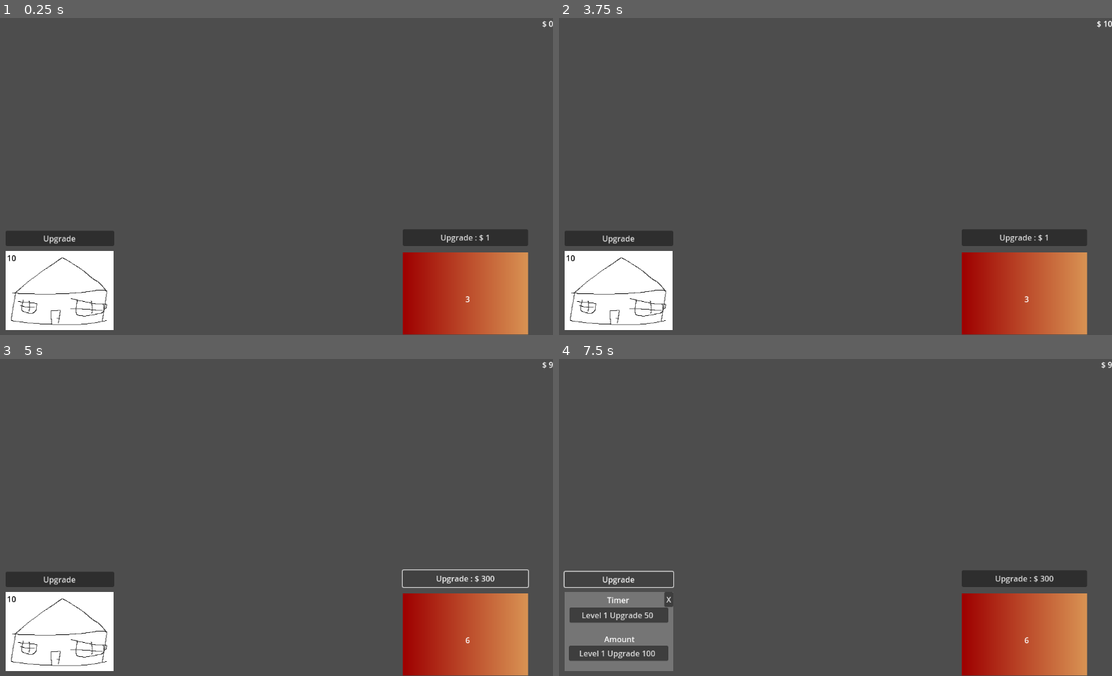
Above: before the commit, frames 1-4 (two rows, left to right).
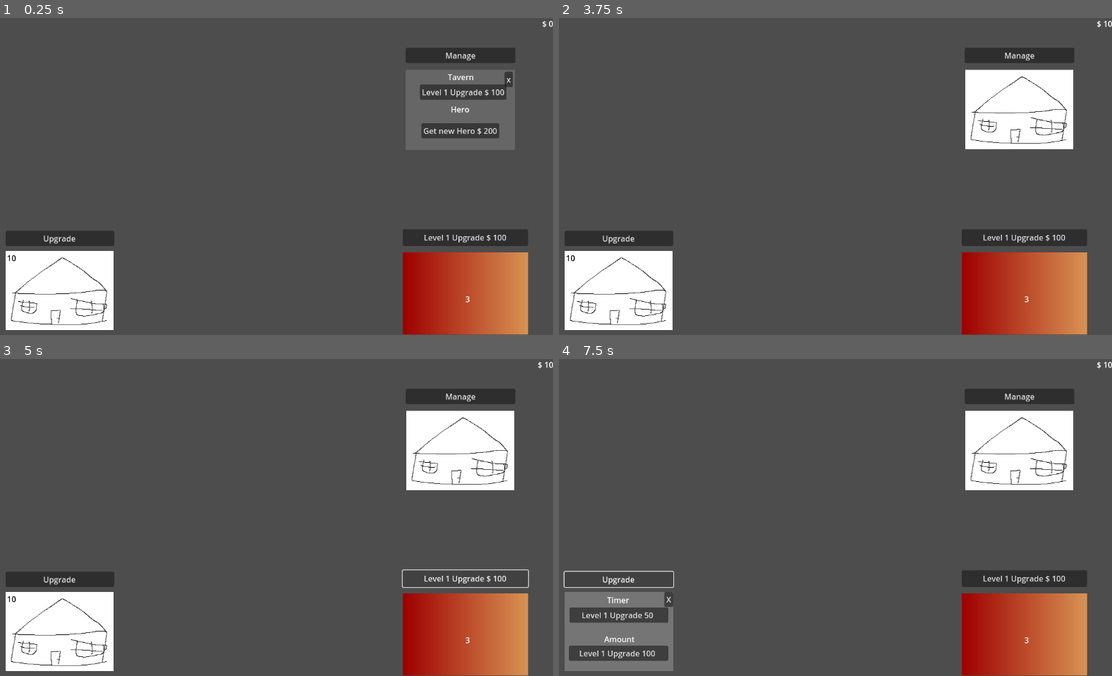
Above: after the commit, the same moments.

Repository: chaurunda/ClickerGodot
Game: Godot game, scene res://main.tscn
Two runs of this game, one before a commit and one after it. Both use one fixed random seed, a clock stepped at 60 frames per second and the inputs below.
Inputs (mouse positions are in pixels of both pictures, inside the frame that each line leads up to):
- Up to frame 1 (0.25 s): no input
- Up to frame 2 (3.75 s): click (1023, 236) at 0.5 s, where only the run before the commit has a clickable "Upgrade : $ 1"; click "Upgrade" at 1.25 s; click "X" at 2 s; click (1017, 56) at 2.75 s, where only the run after the commit has a clickable "Manage"; click (1067, 78) at 3.5 s, where only the run after the commit has a clickable "x"
- Up to frame 3 (5 s): click (464, 577) at 4.25 s, where only the run after the commit has a clickable "Level 1 Upgrade $ 100"
- Up to frame 4 (7.5 s): click (1023, 577) at 5 s, where only the run before the commit has a clickable "Upgrade : $ 300"; click (1023, 577) at 5.75 s, where only the run after the commit has a clickable "Level 1 Upgrade $ 100"; click (1023, 577) at 6.5 s, where only the run before the commit has a clickable "Upgrade : $ 300"; click "Upgrade" at 7.25 s

The runs differ from the first frame. In frame 1, 4.8% of the frame differs, in the area x 73-94%, y 9-71%; in frame 2, 5.9%; in frame 3, 6.0%; in frame 4, 6.0%, in the area x 73-100%, y 0-90%.

Commit message:
Add Hero

Diff:
--- a/components/Farm/Farm.gd
+++ b/components/Farm/Farm.gd
@@ -4,15 +4,15 @@
 
 @onready var farmSprite = $FarmSprite as Sprite2D
 @onready var currentMultiplierLabel = $CurrentMultiplier
-@onready var updagrateButton = $UpgradeButton
+@onready var upgradeButton = $UpgradeButton
 
-var building = Building.new("farm", 1)
+var farmBuilding = Building.new("farm", 1)
 var multiplier = 3
 const arrayOfLevelUp = [1,300,1000,2000,6000,10000]
 
-var currentLevelUp = arrayOfLevelUp[building.buildingLevel - 1] :
+var currentLevelUp = arrayOfLevelUp[farmBuilding.buildingLevel - 1] :
 	get:
-		return arrayOfLevelUp[building.buildingLevel - 1]
+		return arrayOfLevelUp[farmBuilding.buildingLevel - 1]
 
 # Called when the node enters the scene tree for the first time.
 func _ready():
@@ -32,10 +32,10 @@
 	GameState.increaseMoney(multiplier)
 
 func _on_upgrade_button_pressed():
-	var hasUpgrade = building.upgradeBuilding(currentLevelUp)
+	var hasUpgrade = farmBuilding.upgradeBuilding()
 	if(hasUpgrade):
 		multiplier = 6
 		updateButtonLabel()
 
 func updateButtonLabel():
-	updagrateButton.text = "Upgrade : $ %d" % currentLevelUp
+	upgradeButton.text = "Level %d Upgrade $ %d" % [farmBuilding.buildingLevel, farmBuilding.getCostPerLevel()]
--- a/components/Inn/Inn.gd
+++ b/components/Inn/Inn.gd
@@ -29,14 +29,14 @@
 	GameState.increaseMoney(amountOfGold)
 
 func _on_timer_upgrade_button_pressed():
-	var hasUpgrade = timerInnBuilding.upgradeBuilding(timerUpgradeCount)
+	var hasUpgrade = timerInnBuilding.upgradeBuilding()
 	if hasUpgrade:
 		timerUpgradeCount += timerUpgradeCount
 		setTimer()
 		setTimerButtonLabel()
 
 func _on_amount_upgrade_button_pressed():
-	var hasUpgrade = amountInnBuilding.upgradeBuilding(amountUpgradeCount)
+	var hasUpgrade = amountInnBuilding.upgradeBuilding()
 	if hasUpgrade:
 		amountUpgradeCount += amountUpgradeCount
 		setAmountButtonLabel()
@@ -55,10 +55,10 @@
 	amountOfGoldLabel.text = str(amountOfGold)
 
 func setTimerButtonLabel():
-	timerUpgradeButton.text = "Level %d Upgrade %d " % [timerInnBuilding.buildingLevel + 1, timerUpgradeCount]
+	timerUpgradeButton.text = "Level %d Upgrade %d " % [timerInnBuilding.buildingLevel + 1, timerInnBuilding.getCostPerLevel()]
 
 func setAmountButtonLabel():
-	amountUpgradeButton.text = "Level %d Upgrade %d " % [amountInnBuilding.buildingLevel, amountUpgradeCount]
+	amountUpgradeButton.text = "Level %d Upgrade %d " % [amountInnBuilding.buildingLevel, amountInnBuilding.getCostPerLevel()]
 
 func setAmountOfGold():
 	amountOfGold = baseAmount * amountInnBuilding.buildingLevel
--- /dev/null
+++ b/components/Tavern/tavern.gd
@@ -0,0 +1,47 @@
+extends Area2D
+
+@onready var UINode = $UI
+@onready var upgradeButton = $UI/UpgradeButton
+
+var tavernBuilding = Building.new("tavern", 1)
+var tavernUpgradeCost = tavernBuilding.getCostPerLevel()
+
+
+func addHero():
+	## to move to Hero.gd
+	var newHero = Hero.new("hero1", 1, Stats.new(20, 10, 5))
+	var newStuff = Item.new("sword", 1, Stats.new(0, 10, 0))
+
+	newHero.equipItem("weapon", newStuff)
+	GameState.setObtainedHeroes(newHero)
+
+func _ready():
+	setUpgradeButtonLabel()
+
+func _process(_delta):
+	var heroes = GameState.getListOfHeroes()
+	for hero in heroes:
+		print(hero.baseStats.attack)
+		print(hero.currentStats.attack)
+
+
+func _on_manage_button_pressed():
+	UINode.visible = true
+
+
+func _on_upgrade_button_pressed():
+	var hasUpgrade = tavernBuilding.upgradeBuilding()
+	if hasUpgrade:
+		tavernUpgradeCost += tavernUpgradeCost
+		setUpgradeButtonLabel()
+
+
+func _on_get_new_hero_button_pressed():
+	addHero()
+
+
+func _on_close_button_pressed():
+	UINode.visible = false
+
+func setUpgradeButtonLabel():
+	upgradeButton.text = "Level %d Upgrade $ %d" % [tavernBuilding.buildingLevel, tavernUpgradeCost]
--- /dev/null
+++ b/components/Tavern/tavern.tscn
@@ -0,0 +1,80 @@
+[gd_scene load_steps=6 format=3 uid="uid://c2k34445t2qkx"]
+
+[ext_resource type="Script" path="res://components/Tavern/tavern.gd" id="1_8hpd2"]
+[ext_resource type="Texture2D" uid="uid://eug3v4kyaqf5" path="res://assets/inn.png" id="1_ahf2w"]
+
+[sub_resource type="RectangleShape2D" id="RectangleShape2D_bc4gl"]
+size = Vector2(222, 163)
+
+[sub_resource type="Gradient" id="Gradient_ogrkd"]
+colors = PackedColorArray(0.4, 0.4, 0.4, 1, 0.4, 0.4, 0.4, 1)
+
+[sub_resource type="GradientTexture2D" id="GradientTexture2D_nk3dj"]
+gradient = SubResource("Gradient_ogrkd")
+
+[node name="Tavern" type="Area2D"]
+script = ExtResource("1_8hpd2")
+
+[node name="Sprite2D" type="Sprite2D" parent="."]
+texture = ExtResource("1_ahf2w")
+
+[node name="CollisionShape2D" type="CollisionShape2D" parent="."]
+position = Vector2(0, 0.5)
+shape = SubResource("RectangleShape2D_bc4gl")
+
+[node name="ManageButton" type="Button" parent="."]
+offset_left = -112.0
+offset_top = -126.0
+offset_right = 112.0
+offset_bottom = -95.0
+text = "Manage"
+
+[node name="UI" type="Node2D" parent="."]
+
+[node name="Sprite2D" type="Sprite2D" parent="UI"]
+position = Vector2(-0.499999, 1)
+scale = Vector2(3.48438, 2.5625)
+texture = SubResource("GradientTexture2D_nk3dj")
+
+[node name="Label" type="Label" parent="UI"]
+offset_left = -26.0
+offset_top = -78.0
+offset_right = 28.0
+offset_bottom = -55.0
+text = "Tavern
+"
+
+[node name="UpgradeButton" type="Button" parent="UI"]
+offset_left = -83.0
+offset_top = -51.0
+offset_right = 85.0
+offset_bottom = -20.0
+text = "Level 1 Upgrade $ 50"
+
+[node name="GetHeroLabel" type="Label" parent="UI"]
+offset_left = -20.0
+offset_top = -12.0
+offset_right = 20.0
+offset_bottom = 11.0
+text = "Hero
+"
+
+[node name="GetNewHeroButton" type="Button" parent="UI"]
+offset_left = -80.0
+offset_top = 28.0
+offset_right = 79.0
+offset_bottom = 59.0
+text = "Get new Hero $ 200
+"
+
+[node name="CloseButton" type="Button" parent="UI"]
+offset_left = 90.0
+offset_top = -77.0
+offset_right = 107.0
+offset_bottom = -46.0
+text = "x"
+
+[connection signal="pressed" from="ManageButton" to="." method="_on_manage_button_pressed"]
+[connection signal="pressed" from="UI/UpgradeButton" to="." method="_on_upgrade_button_pressed"]
+[connection signal="pressed" from="UI/GetNewHeroButton" to="." method="_on_get_new_hero_button_pressed"]
+[connection signal="pressed" from="UI/CloseButton" to="." method="_on_close_button_pressed"]
--- a/main.tscn
+++ b/main.tscn
@@ -1,8 +1,9 @@
-[gd_scene load_steps=4 format=3 uid="uid://c7bptkit42fmh"]
+[gd_scene load_steps=5 format=3 uid="uid://c7bptkit42fmh"]
 
 [ext_resource type="PackedScene" uid="uid://mpjb207mcr1l" path="res://components/MoneyHUD/MoneyHUD.tscn" id="1_tlptr"]
 [ext_resource type="PackedScene" uid="uid://dgg84yc4fwguy" path="res://components/Farm/farm.tscn" id="2_gidqr"]
 [ext_resource type="PackedScene" uid="uid://bweh7y0m744yq" path="res://components/Inn/Inn.tscn" id="3_to1qg"]
+[ext_resource type="PackedScene" uid="uid://c2k34445t2qkx" path="res://components/Tavern/tavern.tscn" id="4_dcpi4"]
 
 [node name="Main" type="Node2D"]
 
@@ -13,3 +14,6 @@
 
 [node name="Inn" parent="." instance=ExtResource("3_to1qg")]
 position = Vector2(144, 557)
+
+[node name="Tavern" parent="." instance=ExtResource("4_dcpi4")]
+position = Vector2(963, 187)
--- a/scripts/Building.gd
+++ b/scripts/Building.gd
@@ -8,7 +8,8 @@
 	buildingLevel = level
 	buildingName = newName
 
-func upgradeBuilding(cost: int) -> bool:
+func upgradeBuilding() -> bool:
+	var cost = getCostPerLevel()
 	var canUpgrade = GameState.currentMoney >= cost
 	if canUpgrade:
 		GameState.decreaseMoney(cost)
@@ -17,5 +18,5 @@
 	return canUpgrade
 
 func getCostPerLevel():
-	var flo = floor((buildingLevel/10)) * (50 * floor((buildingLevel/10))) * 10
+	var flo = floor(buildingLevel / 10) * (50 * floor(buildingLevel / 10)) * 10
 	return (50 * (floor((buildingLevel/10) + 1)) * (buildingLevel % 10 + 1)) + flo
--- a/scripts/GameState.gd
+++ b/scripts/GameState.gd
@@ -1,5 +1,6 @@
 extends Node
 
+#####  MONEY #####
 var currentMoney = 0
 
 func increaseMoney(value: int):
@@ -7,3 +8,13 @@
 
 func decreaseMoney(value: int):
 	currentMoney -= value
+
+
+##### HEROES #####
+var obtainedHeroes: Array[Hero]
+
+func setObtainedHeroes(newHero):
+	obtainedHeroes.push_back(newHero)
+
+func getListOfHeroes():
+	return obtainedHeroes
--- a/scripts/Hero.gd
+++ b/scripts/Hero.gd
@@ -2,15 +2,42 @@
 
 var heroName: String
 var level: int
-var stat: Stats = Stats.new()
-var weapon: Stuff
-var helmet: Stuff
-var chest: Stuff
-var trousers: Stuff
+var baseStats: Stats
+var currentStats: Dictionary = {
+	"health": null,
+	"attack": null,
+	"armor": null
+}
 
-func _init(newName: String, newLevel: int):
+var item: Dictionary = {
+	"weapon": null,
+	"chest": null,
+	"legs": null,
+	"helmet": null,
+}
+
+func _init(newName: String, newLevel: int, newStats: Stats):
 	heroName = newName
 	level = newLevel
-	stat.life = newLevel * 10
-	stat.atk = newLevel * 10
-	stat.def = newLevel * 5
+	baseStats = newStats
+	computeStats()
+
+func computeStats():
+	currentStats.health = baseStats.health
+	currentStats.attack = baseStats.attack
+	currentStats.armor = baseStats.armor
+	if item.weapon != null:
+		currentStats.attack += item.weapon.stat.attack
+
+func equipItem(itemType: String, newItem: Item):
+	item[itemType] = newItem
+	computeStats()
+
+func unequipItem(itemType: String):
+	item[itemType] = null
+	computeStats()
+
+
+func getCost():
+	var flo = floor(level / 10) * (50 * floor(level / 10)) * 10
+	return (50 * (floor((level/10) + 1)) * (level % 10 + 1)) + flo
--- /dev/null
+++ b/scripts/Item.gd
@@ -0,0 +1,11 @@
+class_name Item
+
+var stuffname: String
+var level: int
+var stat: Stats
+
+
+func _init(newName: String, newLevel: int, newStat: Stats):
+  stuffname = newName
+  level = newLevel
+  stat = newStat
--- a/scripts/Stats.gd
+++ b/scripts/Stats.gd
@@ -1,5 +1,10 @@
 class_name Stats
 
-var life: int = 0
-var atk: int = 0
-var def: int = 0
+var health: int = 0
+var attack: int = 0
+var armor: int = 0
+
+func _init(healthStats, attackStats, armorStats):
+  health = healthStats
+  attack = attackStats
+  armor = armorStats
--- a/scripts/Stuff.gd
+++ /dev/null
@@ -1,5 +0,0 @@
-class_name Stuff
-
-var stuffname: String
-var level: int
-var stat: Stats
